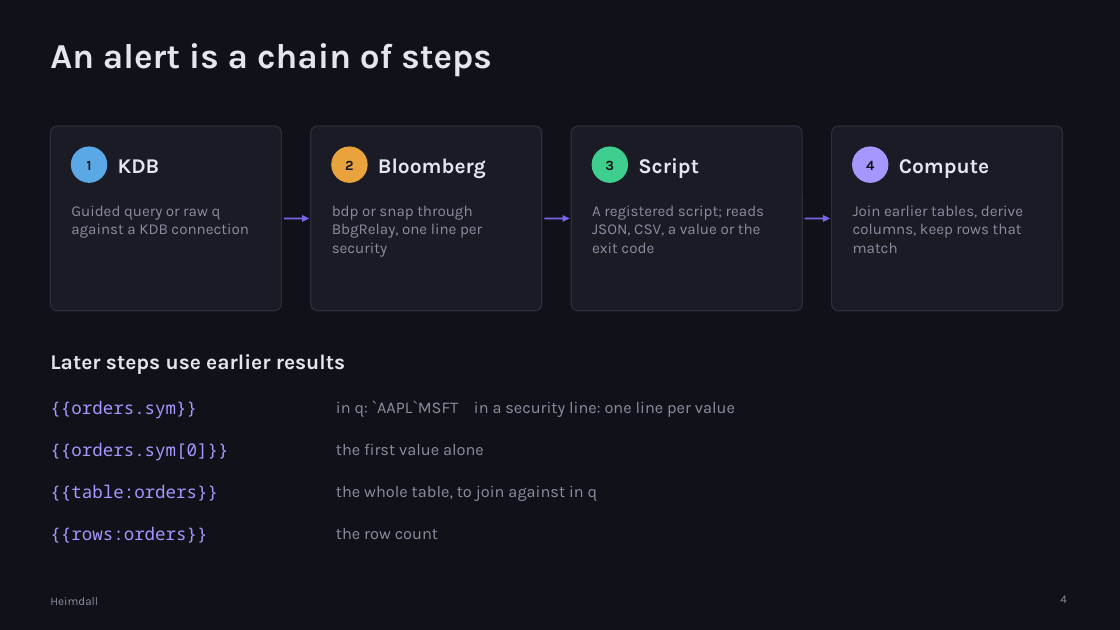
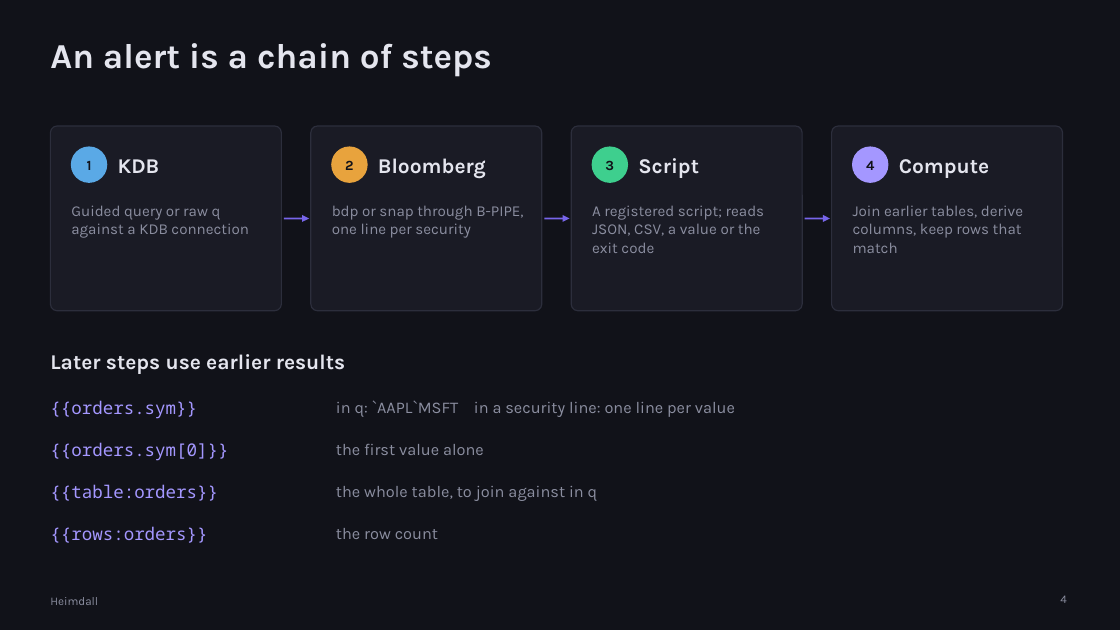
Before and after one commit to kas77000/heimdall, a slide deck: slide 4 of docs/presentation/Heimdall.pptx. Drawn at 1120x630 pixels with LibreOffice and Linux fonts; fonts in the diff are those of the drawing. Boxes give left, top, right and bottom in pixels: in the first picture for what was removed or moved away, otherwise in the second. Text is boxed around its words. In the diff, an @@ line names an element or a change of style, - is before the commit and + after.

```diff
--- a/docs/presentation/Heimdall.pptx
+++ b/docs/presentation/Heimdall.pptx
@@ text at bbox=[332, 205, 523, 238]: text changed @@
-bdp or snap through BbgRelay, one line per security
+bdp or snap through B-PIPE, one line per security
```
Also in this commit, not shown: 4 other slides changed, 3 slides added, 27 other files.
